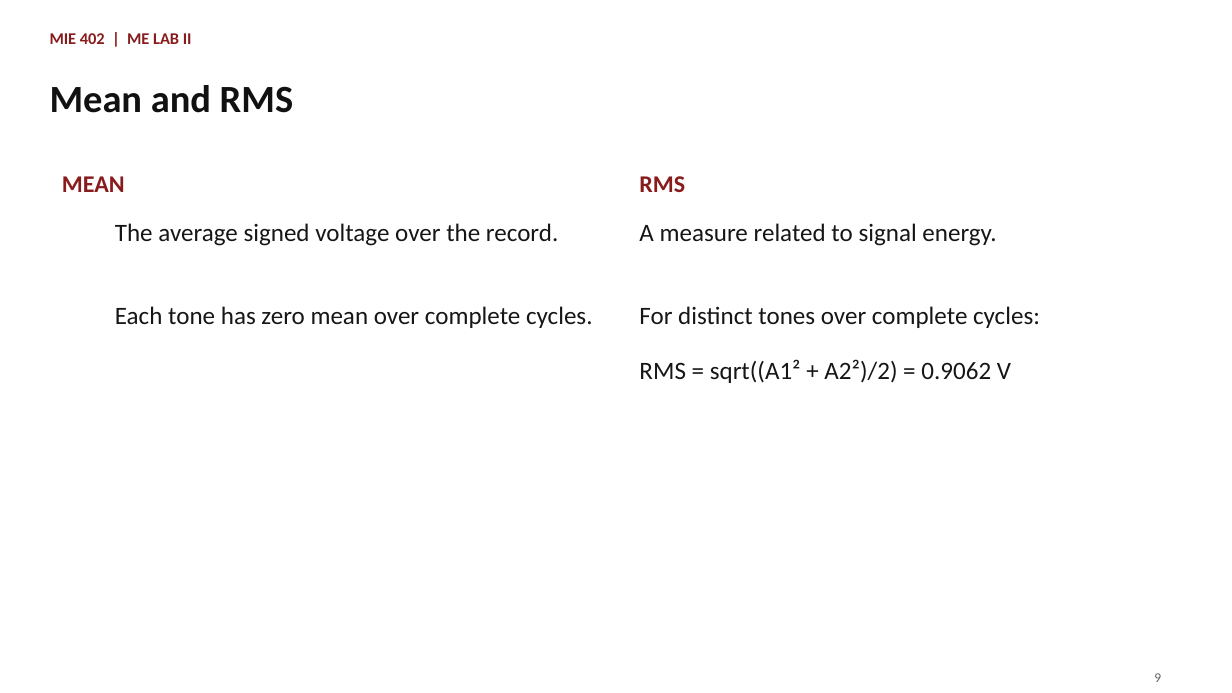
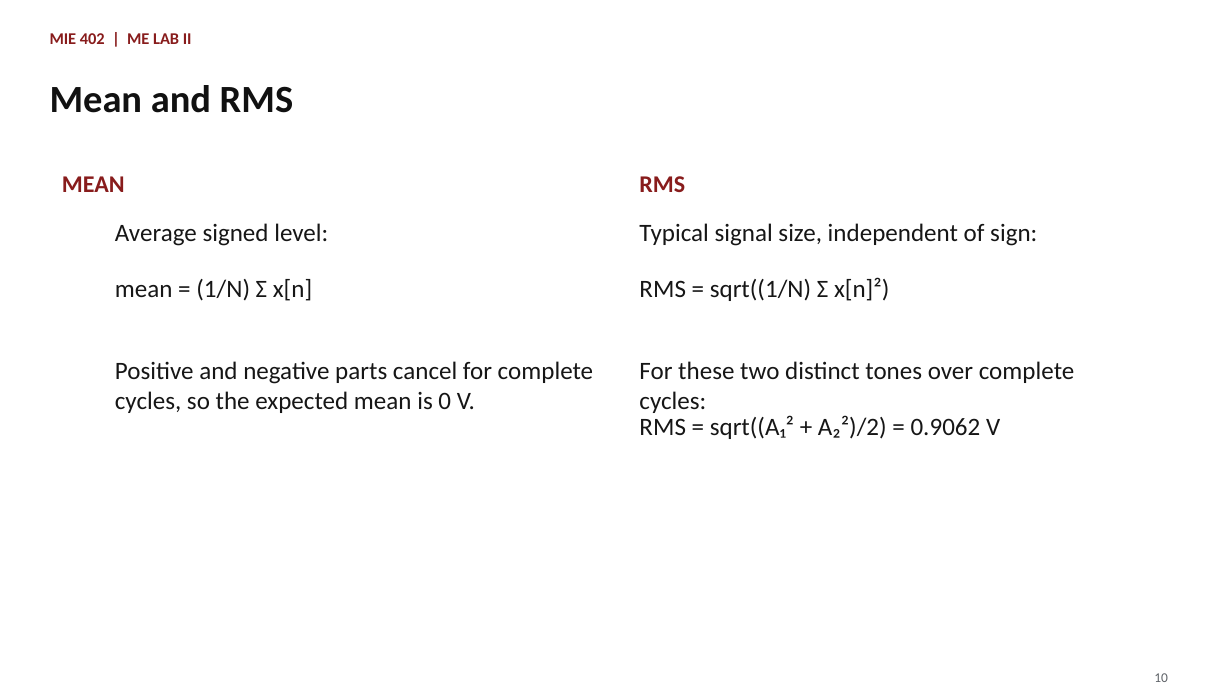
Before and after one commit to Ehsan-Roohi/MIE402-Lab, a slide deck: slide 10 of site/docs/MIE402_Lecture02_Sampling_Jupyter_PreLab1_Fall2026.pptx (slide 9 before the commit). Drawn at 1232x693 pixels with LibreOffice and Linux fonts; fonts in the diff are those of the drawing. Boxes give left, top, right and bottom in pixels: in the first picture for what was removed or moved away, otherwise in the second. Text is boxed around its words. In the diff, an @@ line names an element or a change of style, - is before the commit and + after.

```diff
--- a/site/docs/MIE402_Lecture02_Sampling_Jupyter_PreLab1_Fall2026.pptx
+++ b/site/docs/MIE402_Lecture02_Sampling_Jupyter_PreLab1_Fall2026.pptx
@@ text at box(115, 223, 328, 246): text changed @@
-The average signed voltage over the record.
+Average signed level:
@@ text at box(639, 223, 1037, 246): text changed @@
-A measure related to signal energy.
+Typical signal size, independent of sign:
@@ text at box(115, 279, 312, 301): text changed @@
-Each tone has zero mean over complete cycles.
+mean = (1/N) Σ x[n]
@@ text added at box(639, 277, 889, 301), 19.5 pt, text #161616 @@
+RMS = sqrt((1/N) Σ x[n]²)
@@ text added at box(115, 361, 593, 413), 19.5 pt, text #161616 @@
+Positive and negative parts cancel for complete cycles, so the expected mean is 0 V.
@@ text at box(639, 361, 1075, 413): text changed @@
-For distinct tones over complete cycles:
+For these two distinct tones over complete cycles:
@@ text at box(639, 415, 1000, 439): text changed @@
-RMS = sqrt((A1² + A2²)/2) = 0.9062 V
+RMS = sqrt((A₁² + A₂²)/2) = 0.9062 V
@@ text at box(1154, 673, 1168, 682): text changed @@
-9
+10
```
Also in this commit, not shown: 17 other slides changed, 2 slides added, 11 other files.
